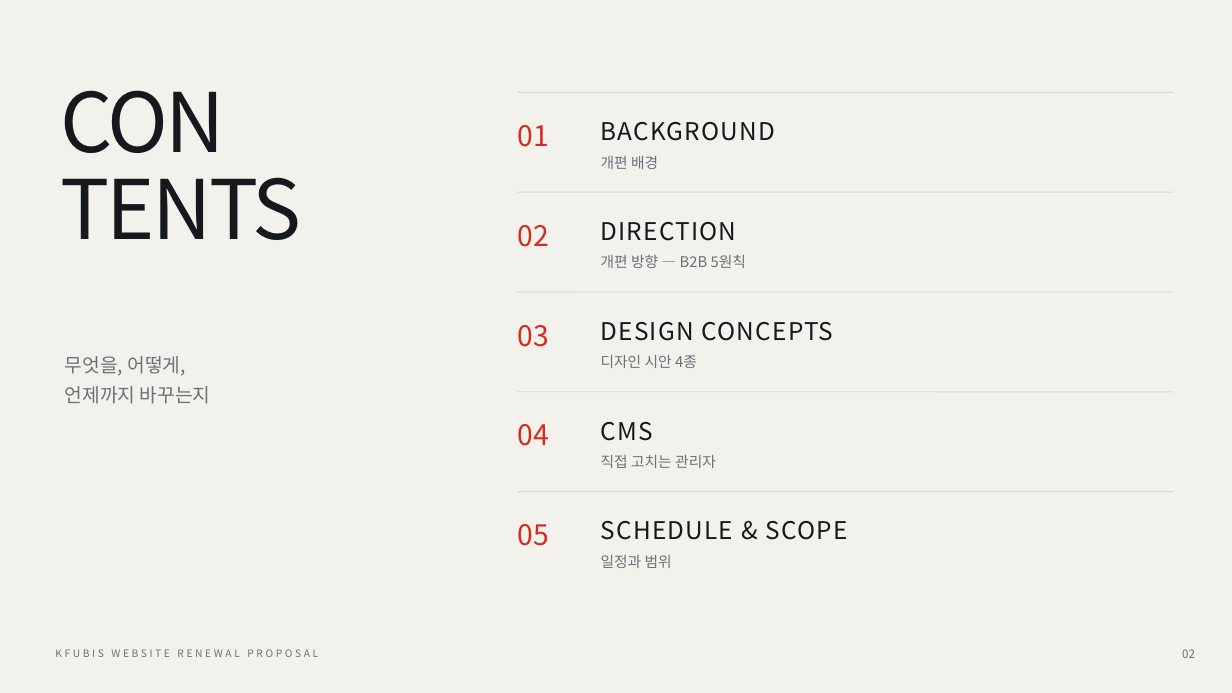
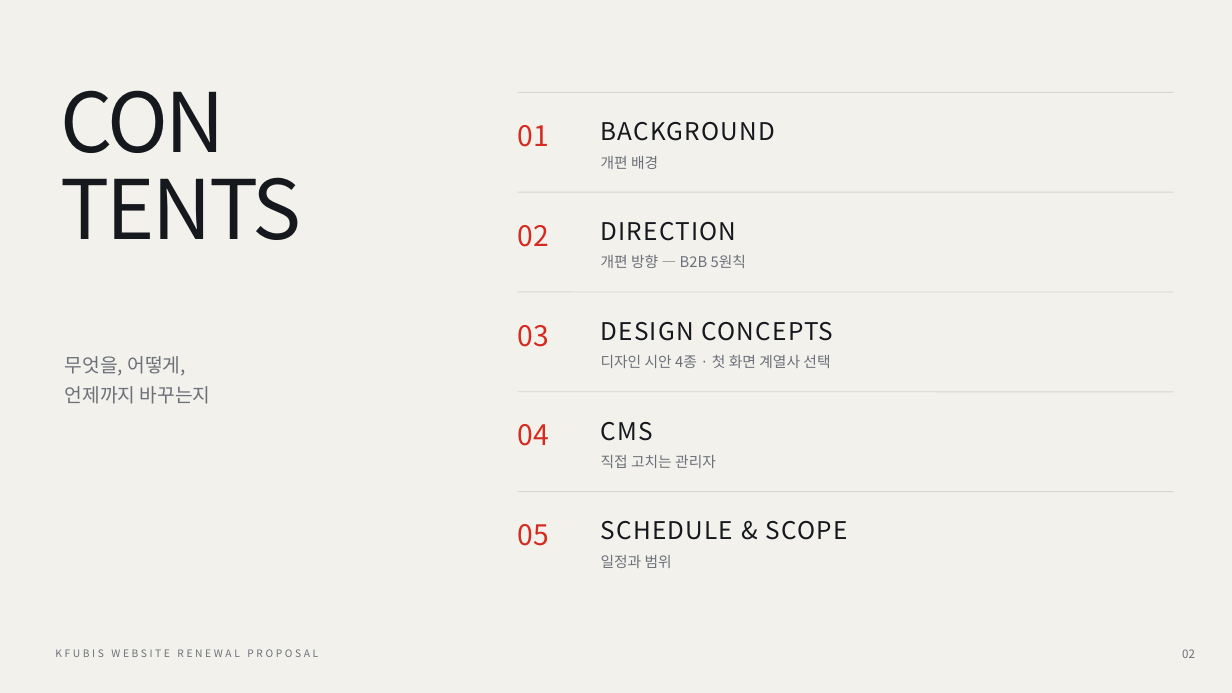
Before and after one commit to leety-stack/KFUBIS_Homepage, a slide deck: slide 2 of 제안서/[한방유비스 홈페이지] 대표홈페이지 개편_제안서(디자인형).pptx. Drawn at 1232x693 pixels with LibreOffice and Linux fonts; fonts in the diff are those of the drawing. Boxes give left, top, right and bottom in pixels: in the first picture for what was removed or moved away, otherwise in the second. Text is boxed around its words. In the diff, an @@ line names an element or a change of style, - is before the commit and + after.

```diff
--- a/제안서/[한방유비스 홈페이지] 대표홈페이지 개편_제안서(디자인형).pptx
+++ b/제안서/[한방유비스 홈페이지] 대표홈페이지 개편_제안서(디자인형).pptx
@@ text at box(601, 355, 830, 368): text changed @@
-디자인 시안 4종
+디자인 시안 4종 · 첫 화면 계열사 선택
```
Also in this commit, not shown: 4 other slides changed, 1 slide added, 30 other files.
